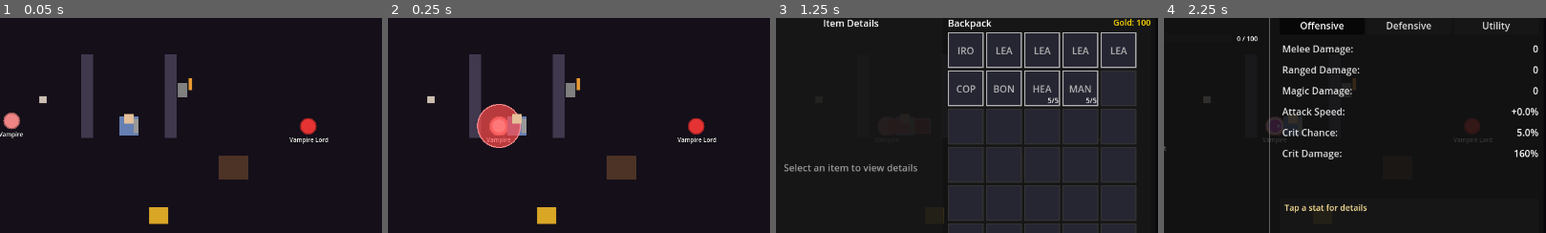
Above: before the commit, frames 1-4 (left to right).
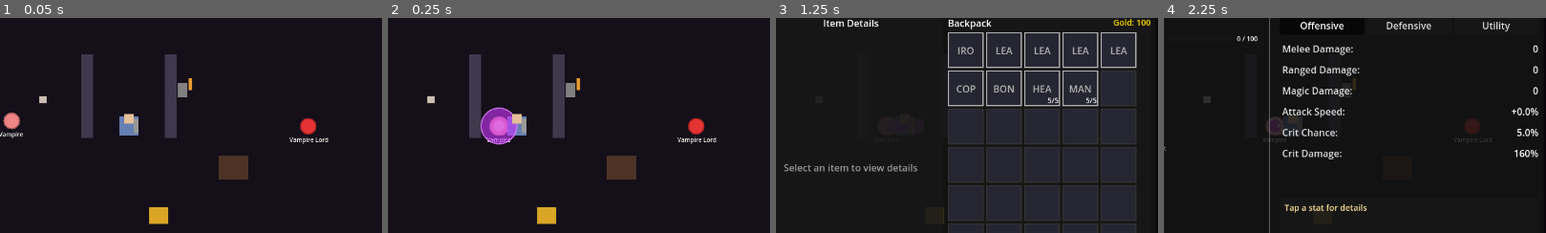
Above: after the commit, the same moments.

Repository: MatousHruska/MobileTestia
Game: Godot game, scene res://scenes/world/zone_crypt.tscn
The game is run twice, just before and just after one commit, with the same random seed, the same clock (stepped at 60 frames per second) and the same inputs. This scene is started directly instead of the project's main scene.
Inputs:
- Up to frame 1 (0.05 s): no input
- Up to frame 2 (0.25 s): no input
- Up to frame 3 (1.25 s): click "☰" at 0.5 s
- Up to frame 4 (2.25 s): click "Inventory" at 1.25 s; click "Stats" at 2 s
The pictures show only the part of the screen within x 33-83%, y 25-75%; the shares and areas given below are measured in that part.

Frame 1 is identical in both runs. In frame 2, 1.8% of the frame differs, in the area x 23-35%, y 40-61%; in frame 3, less than 0.1%; in frame 4, nothing differs.
Error before the commit: Trying to assign value of type 'int' to a variable of type 'String'. (res://scripts/npc/hitbox_visual.gd:53)

Commit message:
Fix type inference error in HitboxVisual.setup damage_type conversion

Diff:
--- a/scripts/npc/hitbox_visual.gd
+++ b/scripts/npc/hitbox_visual.gd
@@ -50,7 +50,8 @@
 	windup_duration = windup_time
 
 	if ability_data:
-		damage_type = ability_data.damage_type if ability_data.damage_type else "physical"
+		# Convert enum to string for damage type
+		damage_type = AbilityData.damage_type_to_string(ability_data.damage_type)
 		base_color = DAMAGE_COLORS.get(damage_type, DAMAGE_COLORS["physical"])
 
 	# Start in windup if there's windup time
